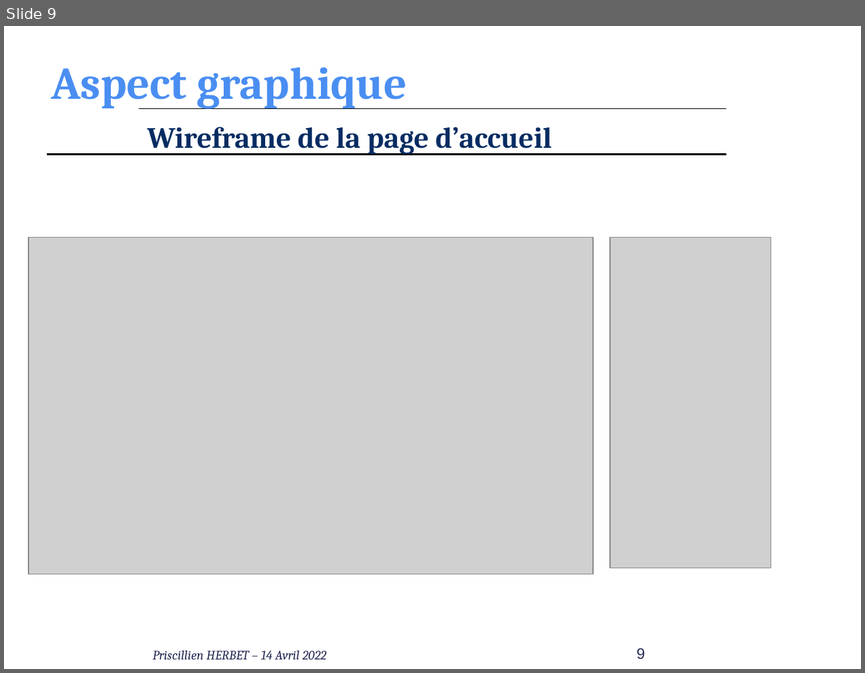
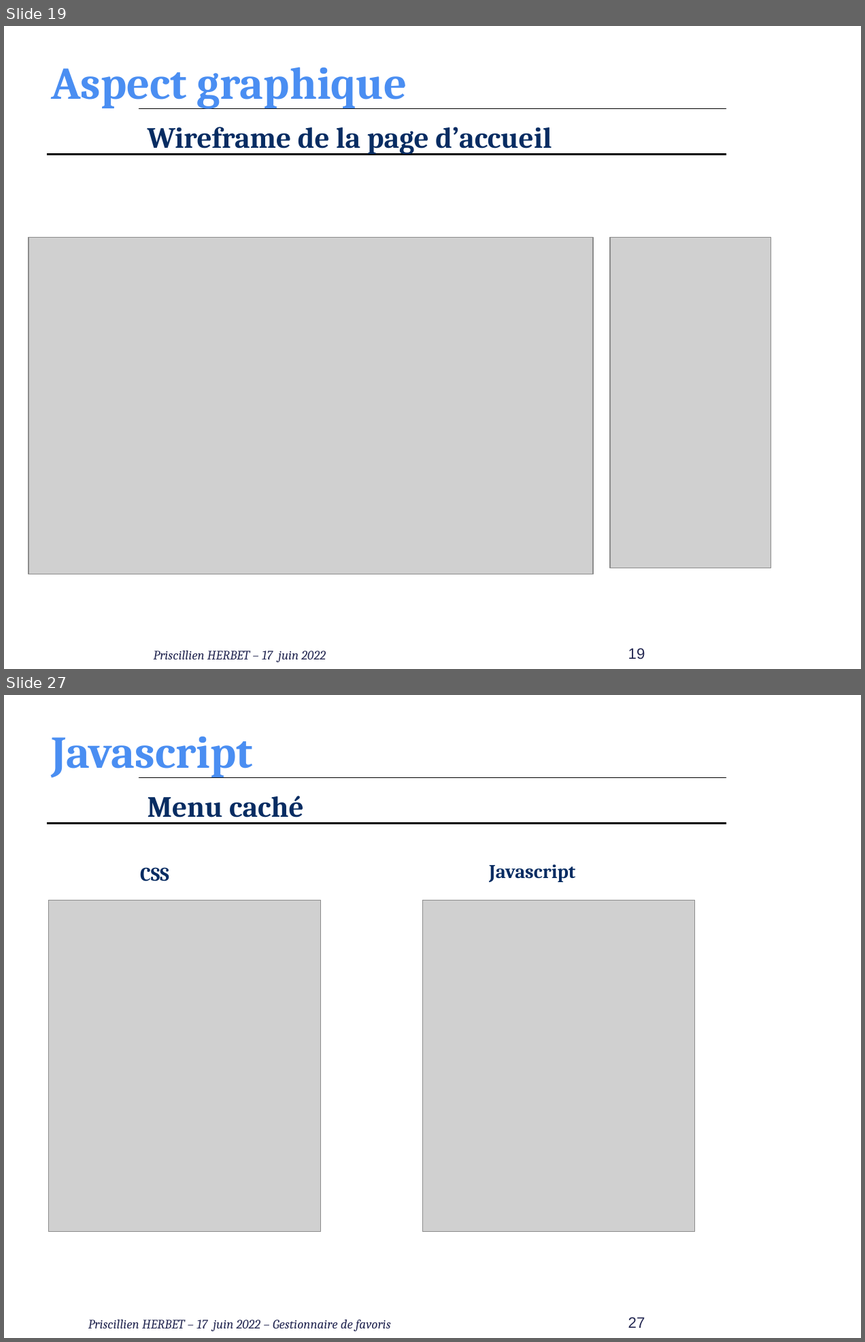
Before and after one commit to PHerbet/Realisation_fil_rouge, a slide deck: Realisation_4_Conception-MCD-MLD-SQL/presentation_oral_Priscillien_Herbet.pptx. Shown one above the other, each under a label of ours: slide 9 before the commit, slides 19 and 27 after it; the slides between them are not shown. The pictures are 865x673 and 865x1342 pixels, drawn with LibreOffice and Linux fonts; fonts in the diff are those of the drawing; grey boxes stand for pictures; background and template pictures are left out. Boxes give left, top, right and bottom in pixels: in the first picture for what was removed or moved away, otherwise in the second. Text is boxed around its words. In the diff, an @@ line names an element or a change of style, - is before the commit and + after.

```diff
--- a/Realisation_4_Conception-MCD-MLD-SQL/presentation_oral_Priscillien_Herbet.pptx
+++ b/Realisation_4_Conception-MCD-MLD-SQL/presentation_oral_Priscillien_Herbet.pptx
@@ slide 27 added at (4, 695, 861, 1338), background #FFFFFF; not listed: 2 template elements that a slide beside it also shows @@
@@ title added at (51, 736, 253, 778), 42 pt, text #4A8EF2, bold @@
+Javascript
@@ text added at (147, 796, 304, 824), 27.2 pt, text #072C62, bold @@
+Menu caché
@@ text added at (140, 867, 169, 881), 18 pt, text #072C62, bold @@
+CSS
@@ text added at (489, 864, 575, 882), 18 pt, text #072C62, bold @@
+Javascript
@@ picture added at (49, 900, 321, 1232) @@
@@ picture added at (422, 900, 694, 1232) @@
@@ text added at (88, 1319, 391, 1331), 12 pt, text #242852, italic @@
+Priscillien HERBET – 17 juin 2022 – Gestionnaire de favoris
@@ page number added at (628, 1317, 645, 1327), 14 pt, text #242852 @@
+27
@@ what was slide 9 is now slide 19 @@
@@ slide 19 changed as well @@
@@ text at (154, 650, 326, 662): text changed @@
-Priscillien HERBET – 14 Avril 2022
+Priscillien HERBET – 17 juin 2022
@@ page number at (628, 648, 645, 658): text changed @@
-9
+19
```
Also in this commit, not shown: 19 other slides changed, 8 other slides added, 18 other files.
